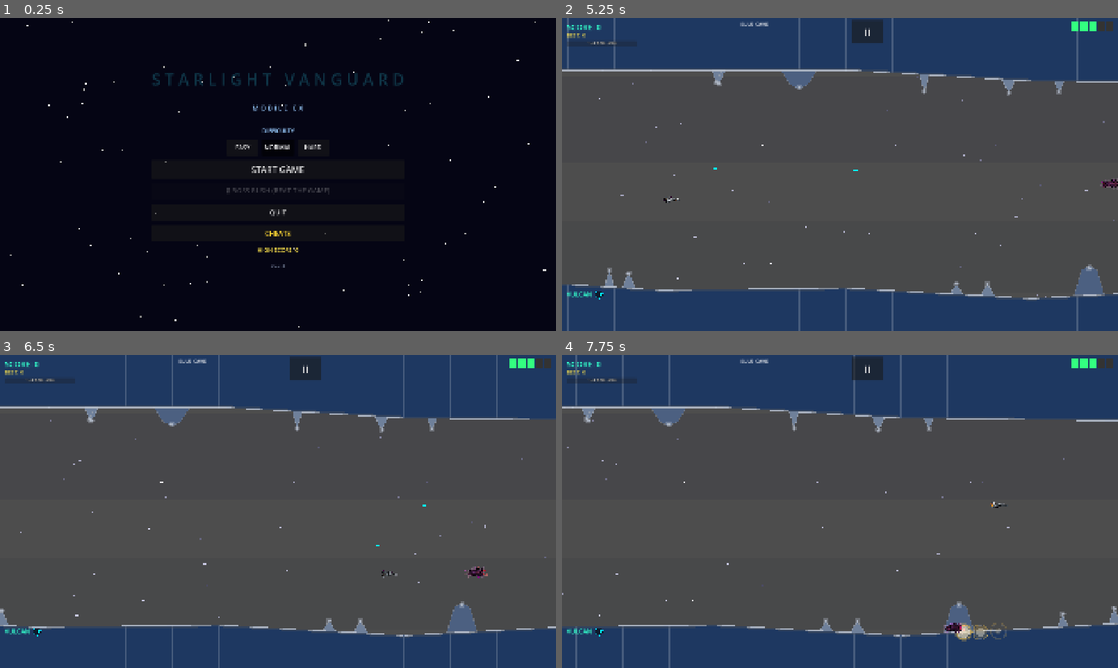
Above: before the commit, frames 1-4 (two rows, left to right).
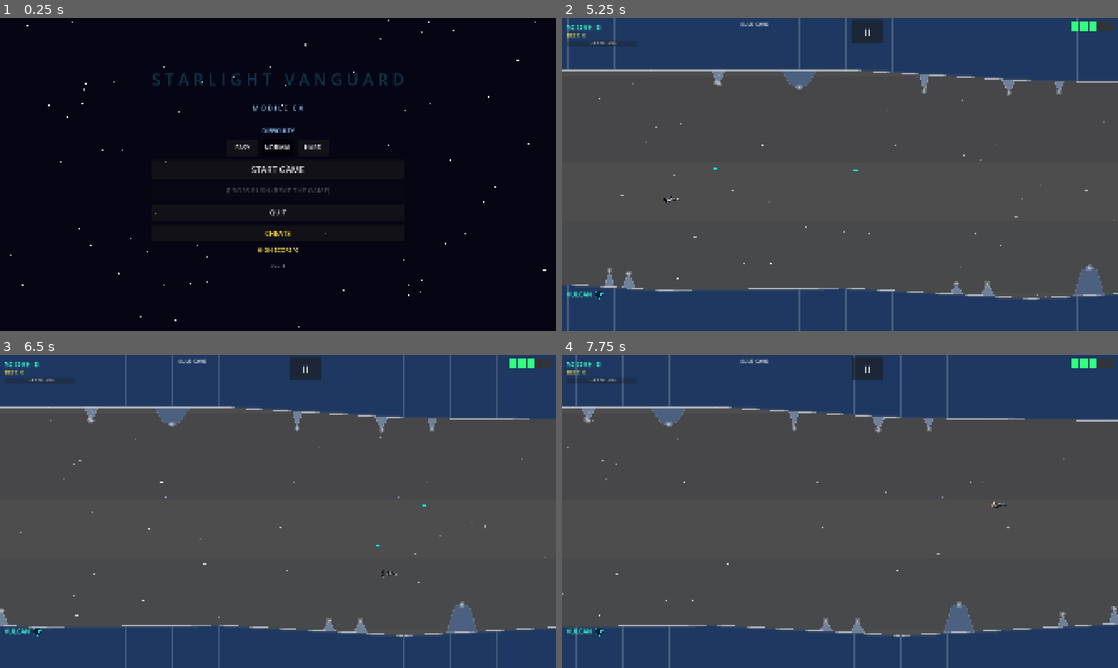
Above: after the commit, the same moments.

Repository: b6-stack/rtype-game
Game: Godot game, scene res://scenes/main_menu/MainMenu.tscn
Same seed, same stepped clock (60 frames per second), same inputs: the game is played once before the commit and once after it.
Inputs (mouse positions are in pixels of both pictures, inside the frame that each line leads up to):
- Up to frame 1 (0.25 s): no input
- Up to frame 2 (5.25 s): click "EASY" at 0.5 s; click "EASY" at 1.25 s; click "NORMAL" at 2 s; click "NORMAL" at 2.75 s; click "START GAME" at 3.5 s; tap Enter at 4.25 s; move the mouse to (962, 158) at 4.27 s; hold D (move_right) 4.28-5 s; tap Z (charge) at 4.35 s; click (962, 158) at 4.42 s; drag from (728, 190) to (812, 237) at 5.02 s
- Up to frame 3 (6.5 s): move the mouse to (333, 442) at 5.77 s; hold D (move_right) from 5.78 s (still down); tap Z (charge) at 5.85 s
- Up to frame 4 (7.75 s): release D (move_right) at 6.5 s; drag from (812, 574) to (990, 505) at 6.52 s; move the mouse to (1006, 558) at 7.27 s; hold A (move_left) from 7.28 s (still down); tap Z (charge) at 7.35 s

The runs differ from the first frame. In frame 2, less than 0.1% of the frame differs, in the area x 96-100%, y 51-55%; in frame 3, less than 0.1%; in frame 4, 0.3%, in the area x 68-80%, y 85-92%.

Commit message:
Fix errant post-boss-trigger enemy spawn; despawn enemies too near walls
The chunk that triggers a boss fight generated (and deferred-emitted)
its own enemy spawn data BEFORE the boss-trigger check later in the
same function set is_boss_active — so that one straggler enemy could
still appear moments after BossManager already cleared the screen for
the fight. Reordered so the boss-trigger check runs first; the
triggering chunk itself now correctly skips generating spawn data.

Also: enemies could end up pressed against or inside the corridor
walls (spawn Y margin was only 45px, and the corridor shifts chunk to
chunk while an enemy's Y stays fixed from spawn time), forcing the
player to hug a wall to reach them, and letting homing missiles crash
into the landscape chasing them instead of tracking real threats.
Spawn margin widened to 60px, and enemies now self-despawn (via a new
live level_generator reference, injected the same way as
bullet_container/player_ref) if they ever end up within 60px of the
current corridor walls.

Verified both fixes with isolated integration tests: an enemy spawned
10px from a wall was despawned within 0.3s while one safely mid-corridor
survived.

v2.7.4

Co-Authored-By: Claude Sonnet 5 <noreply@anthropic.com>

Diff:
--- a/autoloads/GameState.gd
+++ b/autoloads/GameState.gd
@@ -8,7 +8,7 @@
 
 ## Bump this alongside export_presets.cfg's version/name on every release
 ## so the main menu version label reflects what's actually installed.
-const APP_VERSION := "2.7.3"
+const APP_VERSION := "2.7.4"
 
 signal score_changed(new_score: int)
 signal lives_changed(new_lives: int)
--- a/scenes/enemies/EnemyBase.gd
+++ b/scenes/enemies/EnemyBase.gd
@@ -23,6 +23,16 @@
 
 ## Reference to player — injected by EnemySpawner
 var player_ref: Node = null
+
+## Reference to the level generator — injected by EnemySpawner. Used to
+## despawn enemies that end up too close to (or inside) the corridor
+## walls — the corridor shifts chunk to chunk, so an enemy's spawn Y can
+## drift into what's now wall territory as it scrolls left. Left alone,
+## it would sit half-embedded in the landscape, forcing the player to
+## hug the wall to reach it, and homing missiles would crash into the
+## wall chasing it instead of tracking real threats.
+var level_generator: LevelGenerator = null
+const WALL_DESPAWN_MARGIN: float = 60.0
 
 const EnemyBulletScene: PackedScene = preload("res://scenes/player/weapons/Bullet.tscn")
 
@@ -70,6 +80,13 @@
 	# Auto-destroy shortly after scrolling off the left edge
 	if global_position.x < DESPAWN_MARGIN_X:
 		queue_free()
+		return
+
+	# Despawn if too close to (or inside) the corridor walls.
+	if level_generator:
+		var bounds: Vector2 = level_generator.get_corridor_bounds()
+		if global_position.y < bounds.x + WALL_DESPAWN_MARGIN or global_position.y > bounds.y - WALL_DESPAWN_MARGIN:
+			queue_free()
 
 # ── Override these ────────────────────────────────────────────
 
--- a/scenes/enemies/EnemySpawner.gd
+++ b/scenes/enemies/EnemySpawner.gd
@@ -56,6 +56,7 @@
 var bullet_container: Node = null
 var player_ref: Node = null
 var powerup_spawner: PowerUpSpawner = null
+var level_generator: LevelGenerator = null
 
 ## Max enemies alive at once (performance cap)
 const MAX_ENEMIES: int = 45
@@ -101,6 +102,7 @@
 
 	enemy.bullet_container = bullet_container
 	enemy.player_ref = player_ref
+	enemy.level_generator = level_generator
 	enemy.add_to_group("enemies")
 
 	enemy_parent.add_child(enemy)
--- a/scenes/enemies/EnemySplitter.gd
+++ b/scenes/enemies/EnemySplitter.gd
@@ -43,6 +43,7 @@
 		mini.enemy_color = Color(0.8, 0.8, 0.2)
 		mini.bullet_container = bullet_container
 		mini.player_ref = player_ref
+		mini.level_generator = level_generator
 		mini.add_to_group("enemies")
 		enemy_parent.add_child(mini)
 		mini.global_position = spawn_center + Vector2(0.0, offset_y)
--- a/scenes/game/Game.gd
+++ b/scenes/game/Game.gd
@@ -43,6 +43,7 @@
 	_enemy_spawner.bullet_container = _enemy_bullets
 	_enemy_spawner.player_ref     = _player
 	_enemy_spawner.powerup_spawner = _powerup_spawner
+	_enemy_spawner.level_generator = _level_gen
 
 	_boss_manager.boss_parent     = _bosses_node
 	_boss_manager.bullet_container = _enemy_bullets
--- a/scenes/world/LevelGenerator.gd
+++ b/scenes/world/LevelGenerator.gd
@@ -28,6 +28,10 @@
 ## edge-to-edge just like Hard once density_bonus stacked up at high levels.
 const MAX_ENEMIES_PER_CHUNK_BY_DIFFICULTY: Array[int] = [6, 8, 10]  # Easy, Normal, Hard
 const MAX_SPAWN_CHANCE: float = 0.95
+## Minimum gap kept between an enemy's spawn Y and the corridor walls, so
+## the player isn't forced to thread the needle against a wall just to
+## reach an enemy that spawned pressed right up against it.
+const SPAWN_WALL_MARGIN: float = 60.0
 
 # Corridor state (Y values of corridor edges)
 var _corridor_top: float = 200.0
@@ -146,32 +150,38 @@
 	var wall_col: Color = LEVEL_COLORS[level_col_idx]
 	chunk.build(_corridor_top, _corridor_bottom, new_top, new_bot, wall_col, scroll_speed, _rng, GameState.level)
 
-	# Generate spawn data for this chunk (if not fighting boss)
-	if not is_boss_active:
-		var spawns: Array = _generate_spawn_data(chunk_parent.global_position.x)
-		if spawns.size() > 0:
-			chunk.call_deferred("emit_spawns", spawns)
-
-	# Connect signals
-	if enemy_spawner:
-		chunk.enemy_spawn_requested.connect(enemy_spawner._on_enemy_spawn_requested)
-	if powerup_spawner:
-		chunk.powerup_spawn_requested.connect(powerup_spawner._on_powerup_spawn_requested)
-
-	_corridor_top = new_top
-	_corridor_bottom = new_bot
-	_chunk_index += 1
-
-	# Boss trigger — gated on real elapsed time as well as chunk count, since
-	# the initial look-ahead batch spawns several chunks in one frame and
-	# would otherwise let a small countdown (like Boss Rush's) hit zero
-	# before the player has even seen the level start.
+	# Boss trigger check MUST run before generating this chunk's own spawn
+	# data — otherwise the very chunk that triggers the boss could still
+	# queue an enemy spawn (deferred to end of frame) moments before
+	# is_boss_active flips true, producing an errant enemy right after
+	# BossManager already cleared the screen for the fight.
+	#
+	# Gated on real elapsed time as well as chunk count, since the initial
+	# look-ahead batch spawns several chunks in one frame and would
+	# otherwise let a small countdown (like Boss Rush's) hit zero before
+	# the player has even seen the level start.
 	if not is_boss_active:
 		if _chunks_until_boss > 0:
 			_chunks_until_boss -= 1
 		if _chunks_until_boss <= 0 and _level_elapsed_time >= MIN_TIME_BEFORE_BOSS:
 			_chunks_until_boss = BOSS_RUSH_CHUNKS_UNTIL_BOSS if GameState.boss_rush_mode else _boss_chunk_interval
 			boss_trigger_reached.emit(GameState.level)
+
+	# Generate spawn data for this chunk (if not fighting boss)
+	if not is_boss_active:
+		var spawns: Array = _generate_spawn_data(chunk_parent.global_position.x)
+		if spawns.size() > 0:
+			chunk.call_deferred("emit_spawns", spawns)
+
+	# Connect signals
+	if enemy_spawner:
+		chunk.enemy_spawn_requested.connect(enemy_spawner._on_enemy_spawn_requested)
+	if powerup_spawner:
+		chunk.powerup_spawn_requested.connect(powerup_spawner._on_powerup_spawn_requested)
+
+	_corridor_top = new_top
+	_corridor_bottom = new_bot
+	_chunk_index += 1
 
 func _generate_spawn_data(chunk_world_x: float) -> Array:
 	var spawns: Array = []
@@ -215,7 +225,7 @@
 		if _rng.randf() < spawn_chance:
 			var segment_w: float = CHUNK_WIDTH / float(enemy_count)
 			var x: float = segment_w * i + _rng.randf_range(30.0, segment_w - 30.0)
-			var y: float = _rng.randf_range(_corridor_top + 45.0, _corridor_bottom - 45.0)
+			var y: float = _rng.randf_range(_corridor_top + SPAWN_WALL_MARGIN, _corridor_bottom - SPAWN_WALL_MARGIN)
 			var eid: int = _pick_enemy_type(enemy_pool)
 			spawns.append({"type": "enemy", "pos": Vector2(x, y), "id": eid})
 
Not shown, changed: export_presets.cfg
